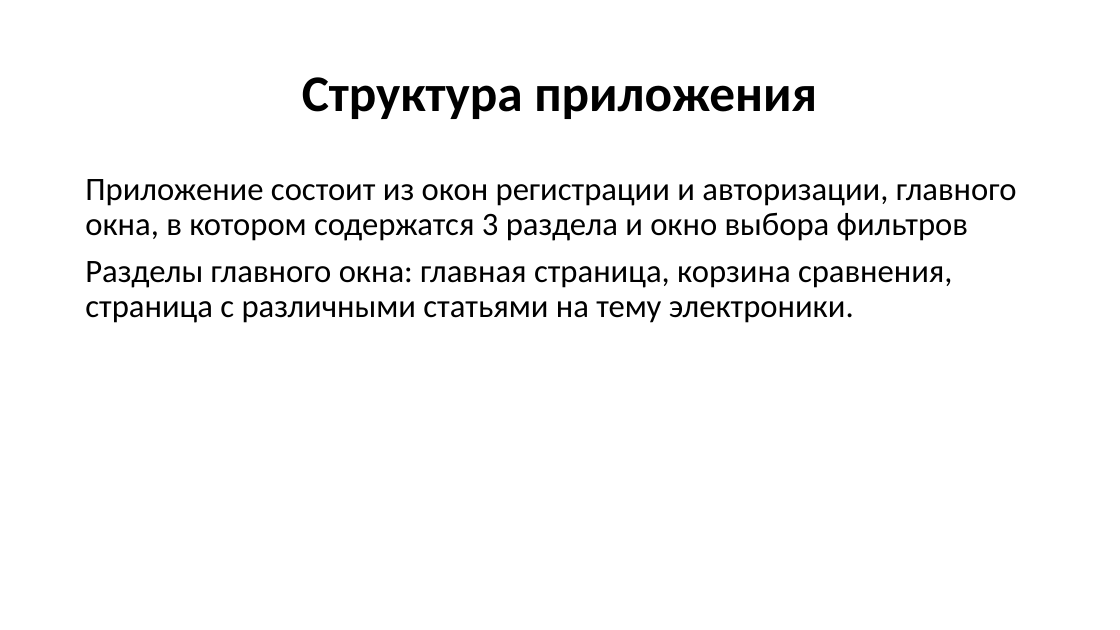
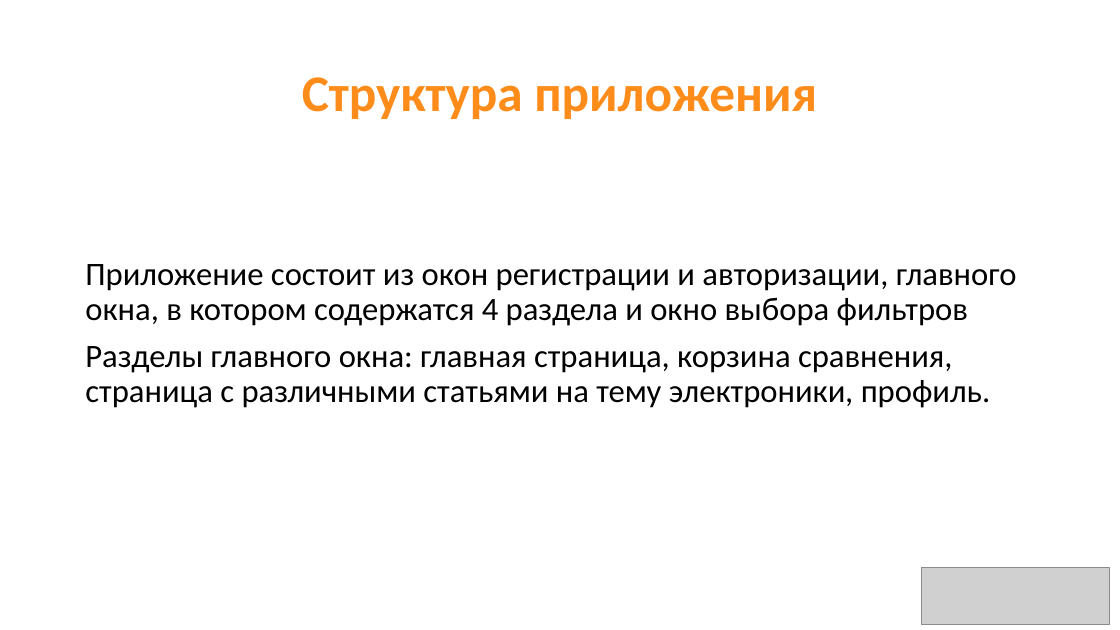
Before and after one commit to aaalace/D-Compare, a slide deck: slide 4 of presentation.pptx (slide 3 before the commit). Drawn at 1120x630 pixels with LibreOffice and Linux fonts; fonts in the diff are those of the drawing; grey boxes stand for pictures. Boxes give left, top, right and bottom in pixels: in the first picture for what was removed or moved away, otherwise in the second. Text is boxed around its words. In the diff, an @@ line names an element or a change of style, - is before the commit and + after.

```diff
--- a/presentation.pptx
+++ b/presentation.pptx
@@ title "Структура приложения" at [302,77,817,119]: text colour #000000 to #FE8C1A @@
@@ text at [85,264,1017,408]: text changed @@
-Приложение состоит из окон регистрации и авторизации, главного окна, в котором содержатся 3 раздела и окно выбора фильтров
-Разделы главного окна: главная страница, корзина сравнения, страница с различными статьями на тему электроники.
+Приложение состоит из окон регистрации и авторизации, главного окна, в котором содержатся 4 раздела и окно выбора фильтров
+Разделы главного окна: главная страница, корзина сравнения, страница с различными статьями на тему электроники, профиль.
@@ picture added at [922,568,1109,625] @@
```
Also in this commit, not shown: 7 other slides changed, 3 slides added, 1 other file.
